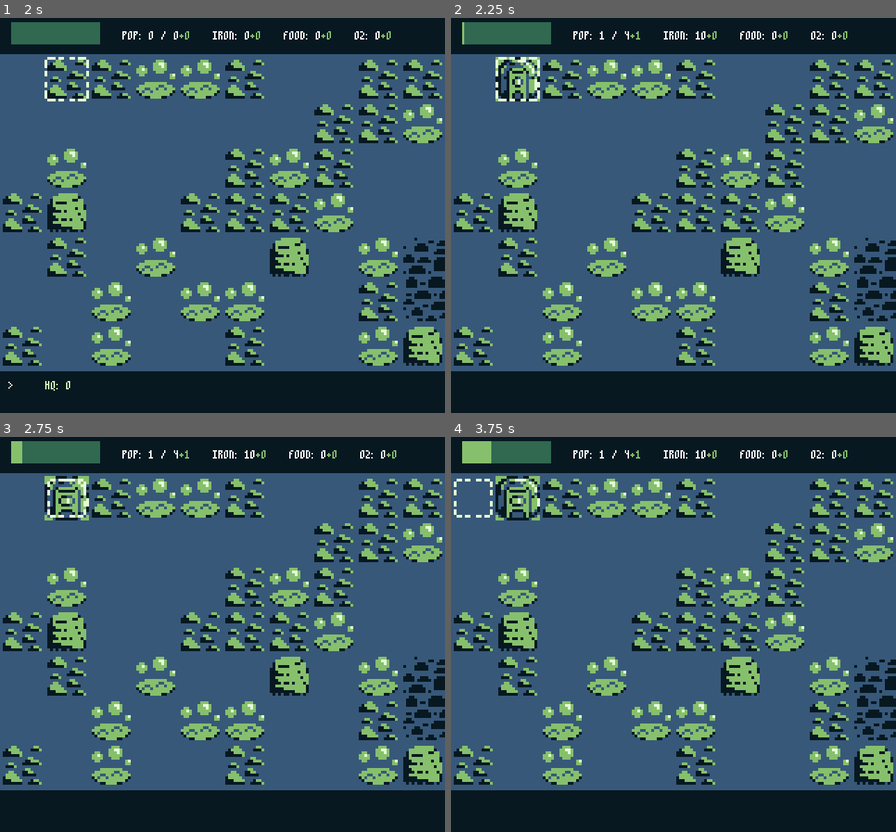
Above: before the commit, frames 1-4 (two rows, left to right).
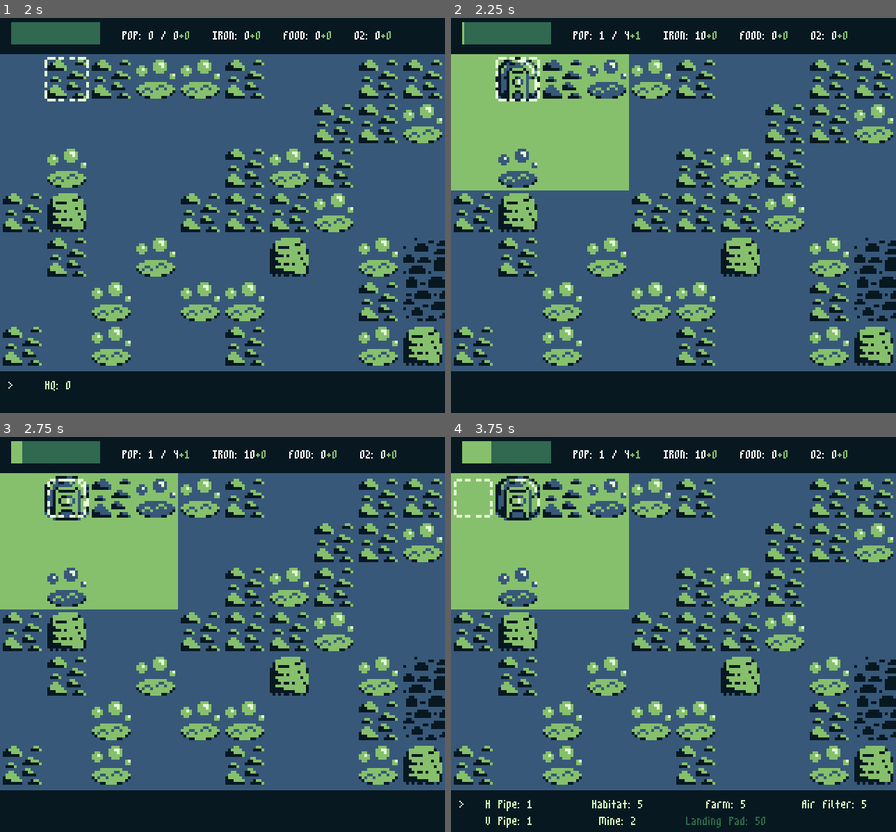
Above: after the commit, the same moments.

Repository: lrozanski/gb-jam-11_space
Game: Godot game, scene res://scenes/main.tscn
Same seed, same stepped clock (60 frames per second), same inputs: the game is played once before the commit and once after it.
Inputs:
- Up to frame 1 (2 s): hold D (Right) 0.53-1.28 s; tap Z (Confirm) at 0.6 s; tap Enter at 1.25 s; hold S (Down) from 1.28 s (still down); tap C (Start) at 1.35 s
- Up to frame 2 (2.25 s): release S (Down) at 2.03 s; hold D (Right) from 2.03 s (still down); tap Z (Confirm) at 2.1 s
- Up to frame 3 (2.75 s): keep holding D (Right)
- Up to frame 4 (3.75 s): release D (Right) at 2.78 s; hold W (Up) 2.78-3.53 s; tap C (Start) at 2.85 s; hold A (Left) from 3.53 s (still down); tap Z (Confirm) at 3.6 s

Frame 1 is identical in both runs. In frame 2, 12% of the frame differs, in the area x 0-40%, y 9-44%; in frame 3, 12%; in frame 4, 13%, in the area x 0-94%, y 9-99%.

Commit message:
Terraform tiles around HQ

Diff:
--- a/map/Map.gd
+++ b/map/Map.gd
@@ -42,6 +42,18 @@
 	Vector2i(1, 4),
 ]
 
+var tile_coords_to_terraformed_tile_coords = {
+	Vector2i(7, 7): Vector2i(0, 7),
+	Vector2i(0, 3): Vector2i(0, 5),
+	Vector2i(1, 3): Vector2i(1, 5),
+	Vector2i(0, 4): Vector2i(0, 6),
+	Vector2i(1, 4): Vector2i(1, 6),
+	Vector2i(3, 1): Vector2i(0, 1),
+	Vector2i(4, 1): Vector2i(1, 1),
+	Vector2i(5, 1): Vector2i(2, 1),
+}
+
+
 func _ready():
 	building_panel.connect("construction_confirmed", build_building)
 	remove_building_panel.connect("removal_confirmed", remove_building)
@@ -65,6 +77,8 @@
 
 			instance.global_position = cursor.global_position
 			hq_placed.emit()
+
+			_terraform_in_range(cursor.get_tile_position(), 2)
 		"H Pipe":
 			var instance = pipe_scene.instantiate() as Pipe
 			buildings.add_child(instance)
@@ -148,3 +162,31 @@
 		set_cell(0, tile_position + Vector2i(1, 0), 0, patch_pattern[1])
 		set_cell(0, tile_position + Vector2i(0, 1), 0, patch_pattern[2])
 		set_cell(0, tile_position + Vector2i(1, 1), 0, patch_pattern[3])
+
+
+func _terraform_tile(tile_position: Vector2i):
+	var tile_source_id = get_cell_source_id(0, tile_position)
+	if tile_source_id == -1:
+		return
+
+	var tile_data = get_cell_tile_data(0, tile_position)
+	var is_terraformed = tile_data.get_custom_data("is_terraformed") as bool
+	var atlas_coords = get_cell_atlas_coords(0, tile_position)
+
+	if is_terraformed:
+		return
+
+	var new_tile_coords = tile_coords_to_terraformed_tile_coords[atlas_coords]
+	set_cell(0, tile_position, 0, new_tile_coords)
+
+
+func _terraform_in_range(tile_position: Vector2i, tile_range: int):
+	for y in range(-tile_range, tile_range + 1):
+		for x in range(-tile_range, tile_range + 1):
+			var distance_squared = tile_position.y - (tile_position.y + y) * tile_position.x - (tile_position.x + x)
+
+			if distance_squared >= tile_range * tile_range:
+				continue
+
+			var new_tile_position = tile_position + Vector2i(x, y)
+			_terraform_tile(new_tile_position)
--- a/map/tile_set.tres
+++ b/map/tile_set.tres
@@ -51,7 +51,9 @@
 6:4/0 = 0
 7:4/0 = 0
 0:5/0 = 0
+0:5/0/custom_data_0 = true
 1:5/0 = 0
+1:5/0/custom_data_0 = true
 2:5/0 = 0
 3:5/0 = 0
 4:5/0 = 0
@@ -59,7 +61,9 @@
 6:5/0 = 0
 7:5/0 = 0
 0:6/0 = 0
+0:6/0/custom_data_0 = true
 1:6/0 = 0
+1:6/0/custom_data_0 = true
 2:6/0 = 0
 3:6/0 = 0
 4:6/0 = 0
--- a/resources/ResourceManager.gd
+++ b/resources/ResourceManager.gd
@@ -65,6 +65,8 @@
 	IRON = 10
 
 	_update_resource_ui()
+	population_changed.emit()
+	iron_changed.emit()
 
 
 func _on_building_built(building: String, _tile_position: Vector2i):
--- a/ui/BuildingPanel.gd
+++ b/ui/BuildingPanel.gd
@@ -60,5 +60,6 @@
 
 	indicator.reparent(get_child(0))
 	buildings = get_children().filter(func(child): return child.visible)
+	max_index = buildings.size()
 	building_index = 0
 	_update_building_name()
